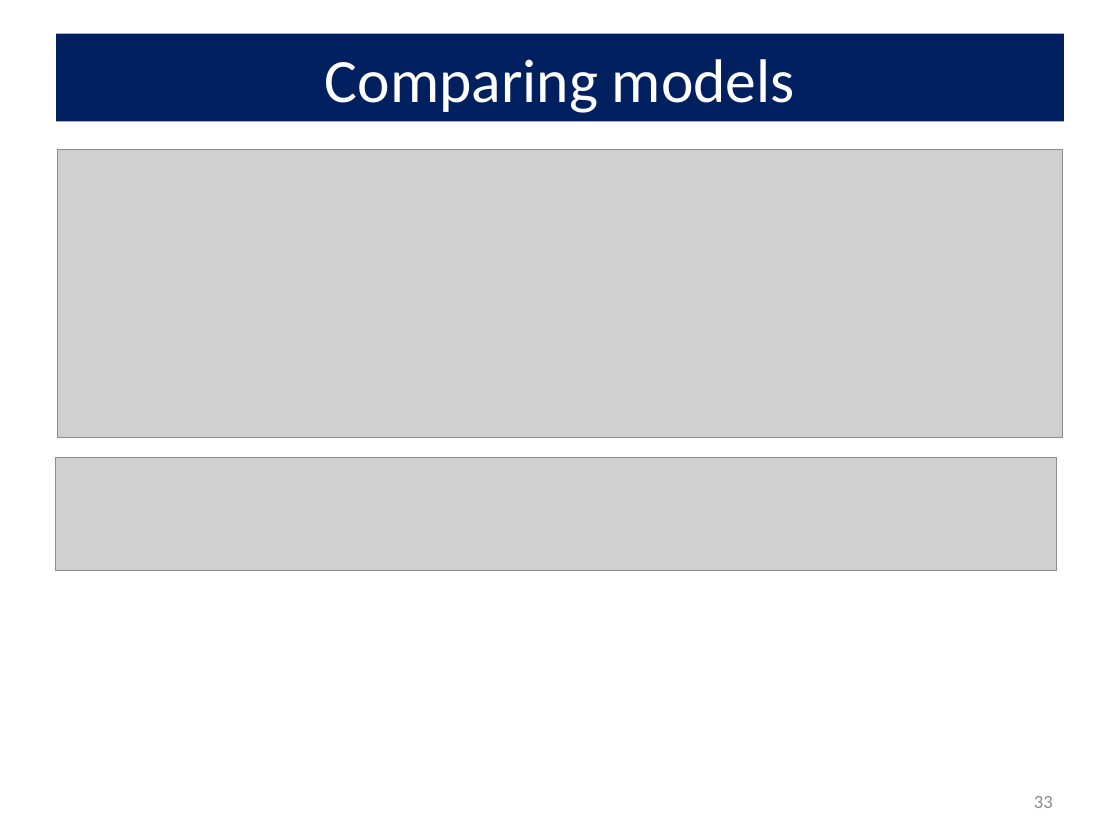
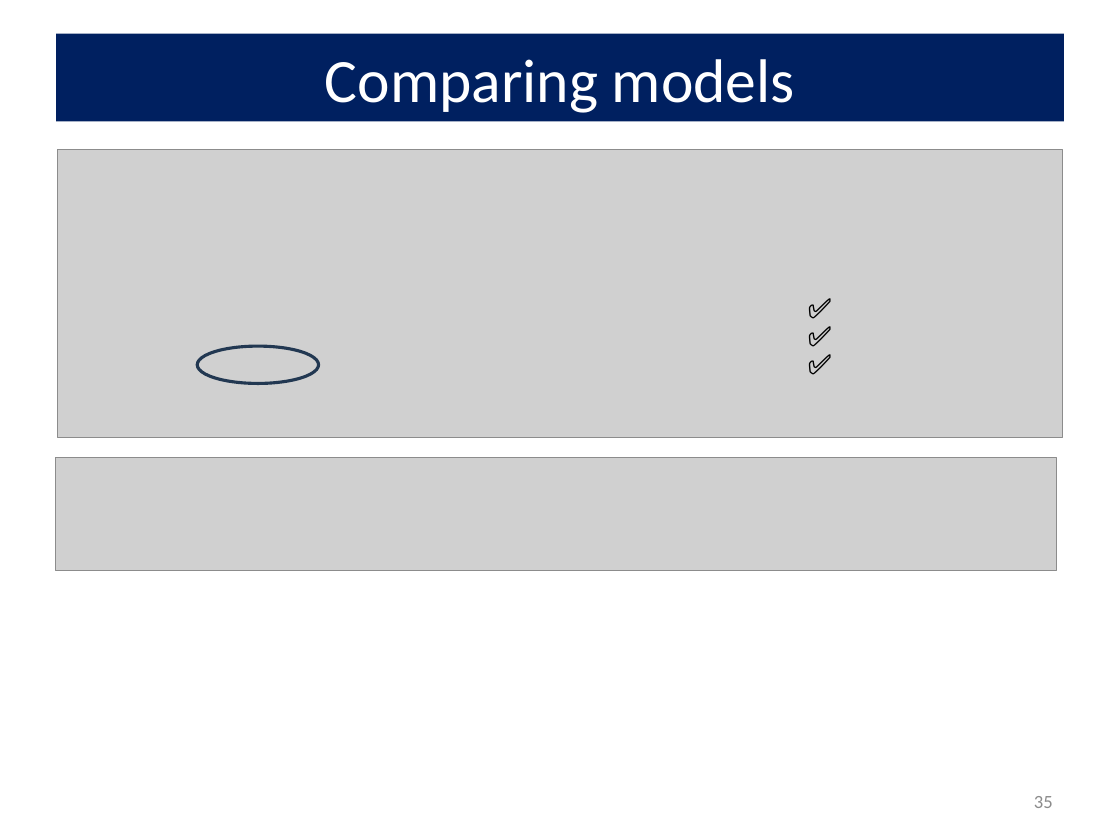
Before and after one commit to friendly/psy6136, a slide deck: slide 35 of lectures/08-Loglin2.pptx (slide 33 before the commit). Drawn at 1120x840 pixels with LibreOffice and Linux fonts; fonts in the diff are those of the drawing; grey boxes stand for pictures. Boxes give left, top, right and bottom in pixels: in the first picture for what was removed or moved away, otherwise in the second. Text is boxed around its words. In the diff, an @@ line names an element or a change of style, - is before the commit and + after.

```diff
--- a/lectures/08-Loglin2.pptx
+++ b/lectures/08-Loglin2.pptx
@@ text added at bbox=[796, 286, 861, 333], 18 pt, text #000000 @@
+✅
@@ text added at bbox=[796, 314, 861, 361], 18 pt, text #000000 @@
+✅
@@ ellipse added at bbox=[197, 346, 318, 383], outline #233953 2 pt @@
@@ text added at bbox=[796, 342, 861, 389], 18 pt, text #000000 @@
+✅
@@ page number at bbox=[1034, 796, 1053, 808]: text changed @@
-33
+35
```
Also in this commit, not shown: 28 other slides changed, 3 slides added, 3 other files.
